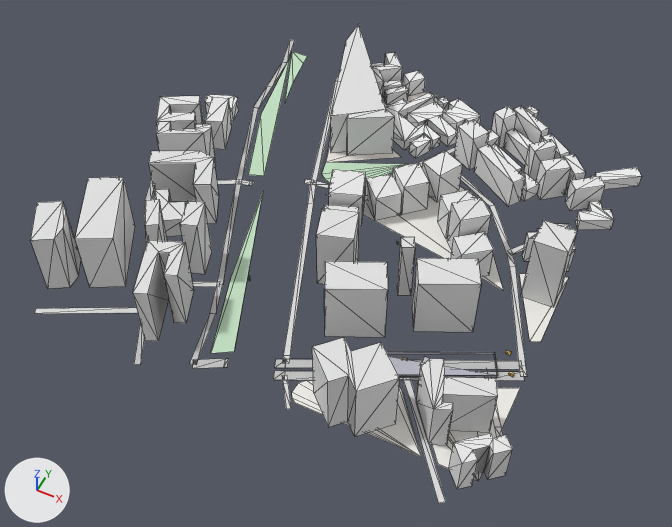
An edit to the glTF model white-model-six-districts/chunks/123_98_high.glb, drawn before and after from the same camera.
Camera for both pictures: a 50 mm camera at (2070.0, 1072.0, 753.0) aimed at (1762.0, 1688.0, -17.0). Every picture has the same lights, and +X, +Y and +Z are marked at lower left. The picture after the commit comes second. Mesh edges are drawn as thin lines. Vertices at exactly the same position are counted once.
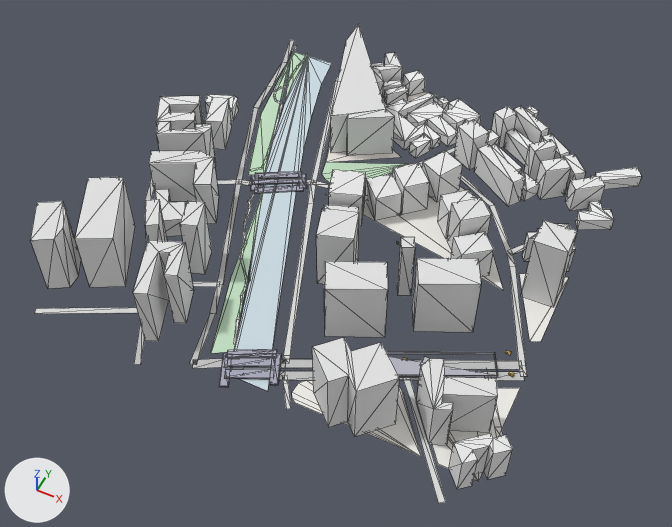
Where the change shows, as pixel boxes [x1, y1, x2, y2] in the pictures (672 x 527 px):
part 1 of me_mesh_0, added
    after: [219, 46, 332, 391]

What the commit changed:
me_mesh_0 is used by ob_mesh_0; location (0.0, 0.0, 0.0).
me_mesh_0 had 948 vertices, 1035 faces and spanned x 1470.0..2030.0, y 1464.0..2025.0, z -13.0..79.0.
me_mesh_0 now has 1266 vertices, 1305 faces and spans x 1470.0..2030.0, y 1464.0..2025.0, z -13.0..79.0.
me_mesh_0 part 1: 238 vertices added at x 1536.0..1788.0, y 1484.0..2014.0, z -7.0..-2.0.
Other edits to the shape of me_mesh_0 do not show in these pictures.
